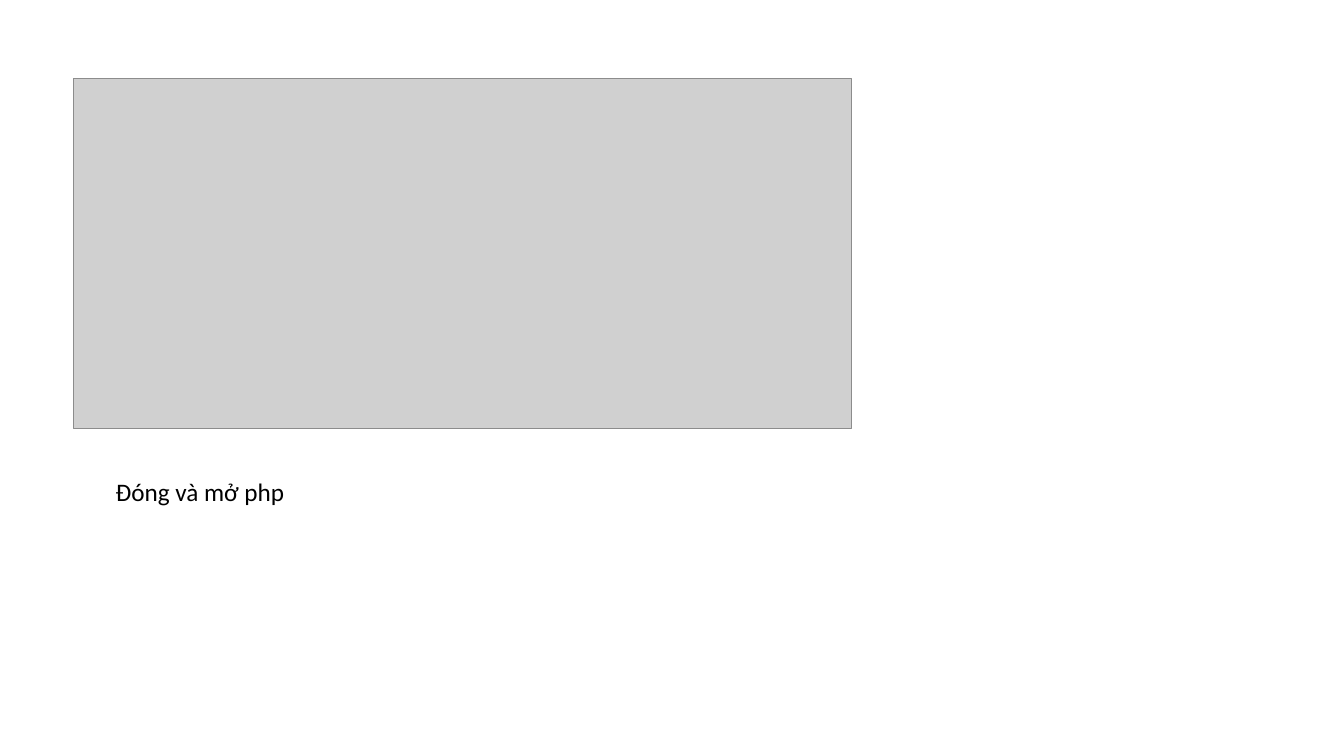
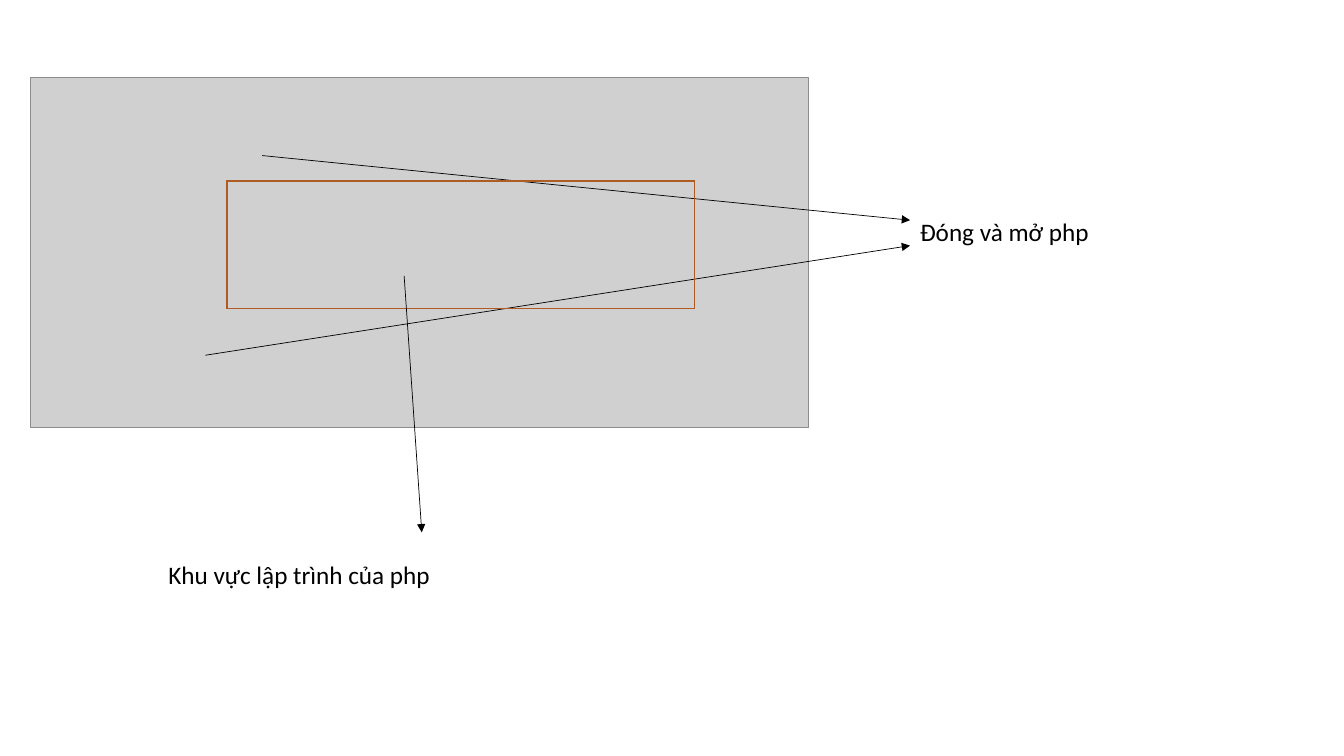
Before and after one commit to DangVanDoan05/LapTrinhWebPHP, a slide deck: slide 6 of Các khái niệm cơ bản của PHP.pptx. Drawn at 1344x756 pixels with LibreOffice and Linux fonts; fonts in the diff are those of the drawing; grey boxes stand for pictures. Boxes give left, top, right and bottom in pixels: in the first picture for what was removed or moved away, otherwise in the second. Text is boxed around its words. In the diff, an @@ line names an element or a change of style, - is before the commit and + after.

Commit message:
update 1

```diff
--- a/Các khái niệm cơ bản của PHP.pptx
+++ b/Các khái niệm cơ bản của PHP.pptx
@@ picture: place and size @@
-picture at box(74, 79, 852, 429)
+picture at box(30, 78, 809, 427)
@@ arrow added from (262, 155) to (910, 220), #000000 0.5 pt @@
@@ rectangle added at box(227, 181, 695, 309), outline #AF5C24 1 pt @@
@@ text "Đóng và mở php": place and size @@
-text "Đóng và mở php" at box(116, 483, 284, 506)
+text "Đóng và mở php" at box(920, 223, 1089, 246)
@@ arrow added from (206, 355) to (910, 246), #000000 0.5 pt @@
@@ arrow added from (404, 276) to (421, 532), #000000 0.5 pt @@
@@ text added at box(168, 566, 430, 589), 18 pt, text #000000 @@
+Khu vực lập trình của php
```
Also in this commit, not shown: 1 other slide changed, 9 slides added.
